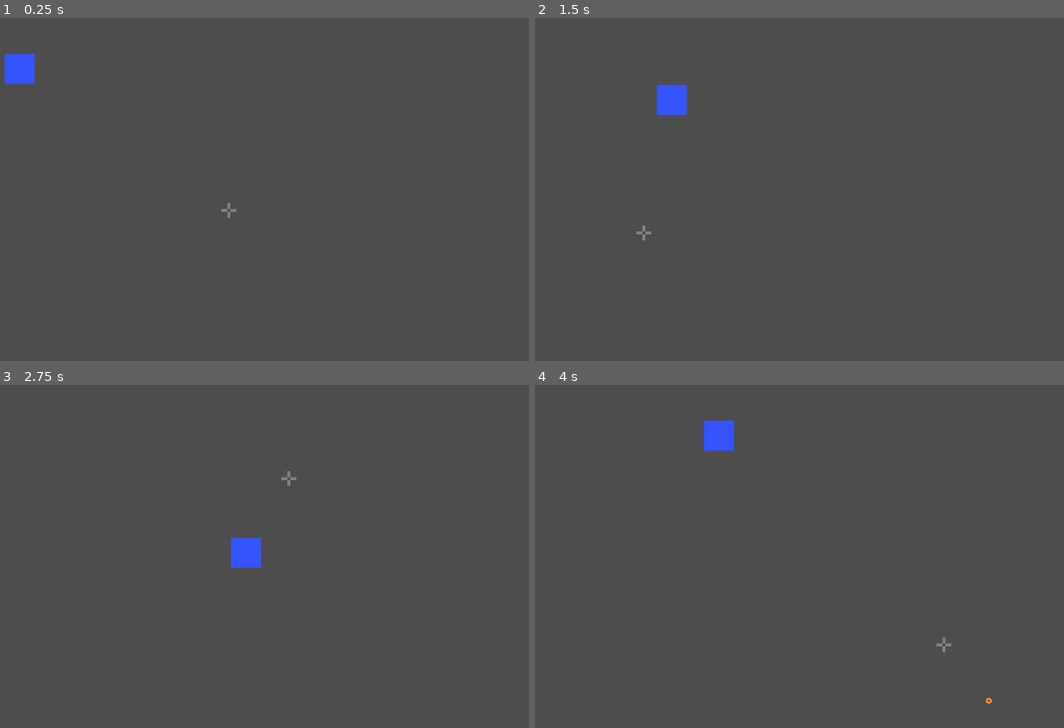
Above: before the commit, frames 1-4 (two rows, left to right).
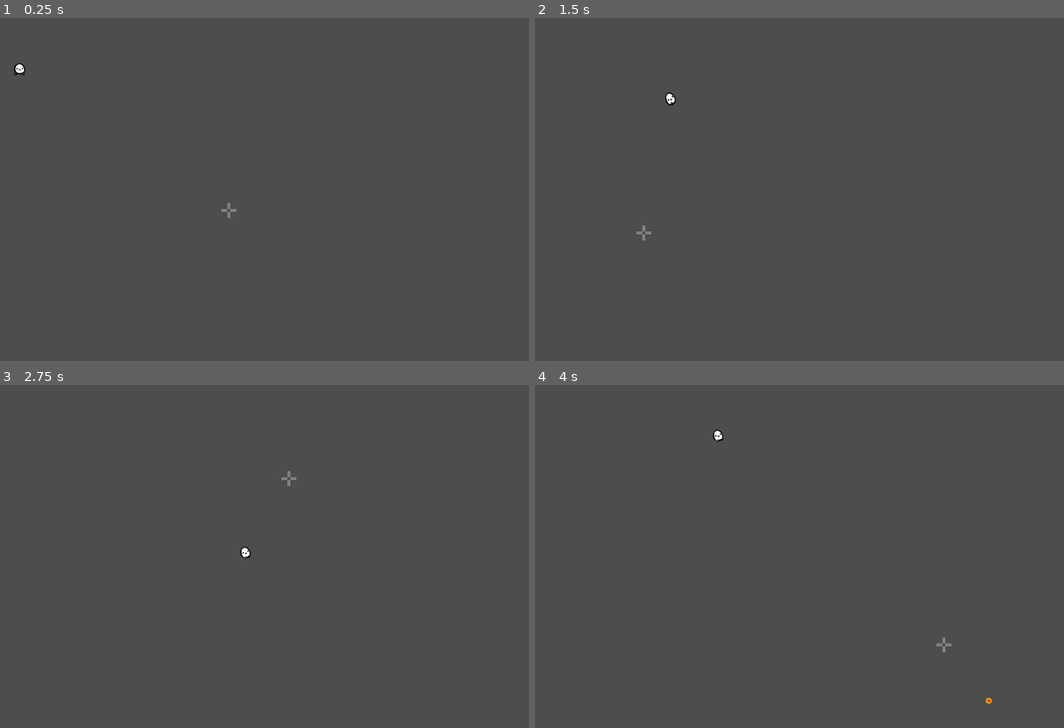
Above: after the commit, the same moments.

Repository: Boyquotes/SquareShooter
Game: Godot game, scene res://main.tscn
Two runs of this game, one before a commit and one after it. Both use one fixed random seed, a clock stepped at 60 frames per second and the inputs below.
Inputs (mouse positions are in pixels of both pictures, inside the frame that each line leads up to):
- Up to frame 1 (0.25 s): no input
- Up to frame 2 (1.5 s): tap Enter at 0.5 s; move the mouse to (894, 189) at 0.52 s; hold D (move_right) 0.53-1.28 s; click (894, 189) at 0.6 s; move the mouse to (646, 234) at 1.27 s; hold S (move_down) from 1.28 s (still down); right-click (646, 234) at 1.35 s
- Up to frame 3 (2.75 s): move the mouse to (290, 477) at 2.02 s; release S (move_down) at 2.03 s; hold D (move_right) from 2.03 s (still down); click (290, 477) at 2.1 s
- Up to frame 4 (4 s): move the mouse to (736, 666) at 2.77 s; release D (move_right) at 2.78 s; hold W (move_up) 2.78-3.53 s; right-click (736, 666) at 2.85 s; move the mouse to (942, 645) at 3.52 s; hold A (move_left) from 3.53 s (still down); click (942, 645) at 3.6 s

The runs differ from the first frame. In frame 1, 0.5% of the frame differs, in the area x 0-7%, y 10-20%; in frame 2, 0.5%, in the area x 22-29%, y 19-29%; in frame 3, 0.5%; in frame 4, 0.5%.

Commit message:
Add player animations

Diff:
--- a/player.gd
+++ b/player.gd
@@ -3,7 +3,7 @@
 var movementSpeed = 333.0
 
 func _ready() -> void:
-	pass
+	$AnimatedSprite2D.play("idle")
 
 
 func _physics_process(delta: float) -> void:
@@ -14,6 +14,10 @@
 	velocity = movement_vector * movementSpeed
 	move_and_slide()
 
+	if (movement_vector.x != 0 || movement_vector.y != 0):
+		$AnimatedSprite2D.play("run")
+	else:
+		$AnimatedSprite2D.play("idle")
 
 func _process(delta: float) -> void:
 	pass
--- a/player.tscn
+++ b/player.tscn
@@ -1,17 +1,112 @@
-[gd_scene load_steps=4 format=3 uid="uid://c5nxmpdh08wmu"]
+[gd_scene load_steps=17 format=3 uid="uid://c5nxmpdh08wmu"]
 
 [ext_resource type="Script" path="res://player.gd" id="1_brv2u"]
-[ext_resource type="Texture2D" uid="uid://00wq6x4jvan6" path="res://res/player.png" id="1_odefx"]
+[ext_resource type="Texture2D" uid="uid://b7wr70f2yr6sh" path="res://res/sPlayerIdle_strip4.png" id="2_ruhpo"]
+[ext_resource type="Texture2D" uid="uid://bo1qtpohfcpgf" path="res://res/sPlayerRun_strip7.png" id="3_xwqok"]
+
+[sub_resource type="AtlasTexture" id="AtlasTexture_xdynr"]
+atlas = ExtResource("2_ruhpo")
+region = Rect2(0, 0, 40, 40)
+
+[sub_resource type="AtlasTexture" id="AtlasTexture_q4svu"]
+atlas = ExtResource("2_ruhpo")
+region = Rect2(40, 0, 40, 40)
+
+[sub_resource type="AtlasTexture" id="AtlasTexture_vxsqj"]
+atlas = ExtResource("2_ruhpo")
+region = Rect2(80, 0, 40, 40)
+
+[sub_resource type="AtlasTexture" id="AtlasTexture_y644f"]
+atlas = ExtResource("2_ruhpo")
+region = Rect2(120, 0, 40, 40)
+
+[sub_resource type="AtlasTexture" id="AtlasTexture_htxpr"]
+atlas = ExtResource("3_xwqok")
+region = Rect2(0, 0, 40, 40)
+
+[sub_resource type="AtlasTexture" id="AtlasTexture_xb4ck"]
+atlas = ExtResource("3_xwqok")
+region = Rect2(40, 0, 40, 40)
+
+[sub_resource type="AtlasTexture" id="AtlasTexture_g85mq"]
+atlas = ExtResource("3_xwqok")
+region = Rect2(80, 0, 40, 40)
+
+[sub_resource type="AtlasTexture" id="AtlasTexture_ta2ug"]
+atlas = ExtResource("3_xwqok")
+region = Rect2(120, 0, 40, 40)
+
+[sub_resource type="AtlasTexture" id="AtlasTexture_ywi75"]
+atlas = ExtResource("3_xwqok")
+region = Rect2(160, 0, 40, 40)
+
+[sub_resource type="AtlasTexture" id="AtlasTexture_ksv72"]
+atlas = ExtResource("3_xwqok")
+region = Rect2(200, 0, 40, 40)
+
+[sub_resource type="AtlasTexture" id="AtlasTexture_lgrfw"]
+atlas = ExtResource("3_xwqok")
+region = Rect2(240, 0, 40, 40)
+
+[sub_resource type="SpriteFrames" id="SpriteFrames_3af0t"]
+resource_local_to_scene = true
+animations = [{
+"frames": [{
+"duration": 1.0,
+"texture": SubResource("AtlasTexture_xdynr")
+}, {
+"duration": 1.0,
+"texture": SubResource("AtlasTexture_q4svu")
+}, {
+"duration": 1.0,
+"texture": SubResource("AtlasTexture_vxsqj")
+}, {
+"duration": 1.0,
+"texture": SubResource("AtlasTexture_y644f")
+}],
+"loop": true,
+"name": &"idle",
+"speed": 5.0
+}, {
+"frames": [{
+"duration": 1.0,
+"texture": SubResource("AtlasTexture_htxpr")
+}, {
+"duration": 1.0,
+"texture": SubResource("AtlasTexture_xb4ck")
+}, {
+"duration": 1.0,
+"texture": SubResource("AtlasTexture_g85mq")
+}, {
+"duration": 1.0,
+"texture": SubResource("AtlasTexture_ta2ug")
+}, {
+"duration": 1.0,
+"texture": SubResource("AtlasTexture_ywi75")
+}, {
+"duration": 1.0,
+"texture": SubResource("AtlasTexture_ksv72")
+}, {
+"duration": 1.0,
+"texture": SubResource("AtlasTexture_lgrfw")
+}],
+"loop": true,
+"name": &"run",
+"speed": 5.0
+}]
 
 [sub_resource type="RectangleShape2D" id="RectangleShape2D_xevut"]
-size = Vector2(64, 64)
+size = Vector2(22, 16)
 
 [node name="player" type="CharacterBody2D"]
 texture_filter = 1
 script = ExtResource("1_brv2u")
 
-[node name="Sprite2D" type="Sprite2D" parent="."]
-texture = ExtResource("1_odefx")
+[node name="AnimatedSprite2D" type="AnimatedSprite2D" parent="."]
+texture_filter = 1
+sprite_frames = SubResource("SpriteFrames_3af0t")
+animation = &"run"
+frame_progress = 0.506249
 
 [node name="CollisionShape2D" type="CollisionShape2D" parent="."]
 shape = SubResource("RectangleShape2D_xevut")
Binary file added: res/sPlayerIdle_strip4.png
Not shown, added: res/sPlayerIdle_strip4.png.import
Binary file added: res/sPlayerRun_strip7.png
Not shown, added: res/sPlayerRun_strip7.png.import
